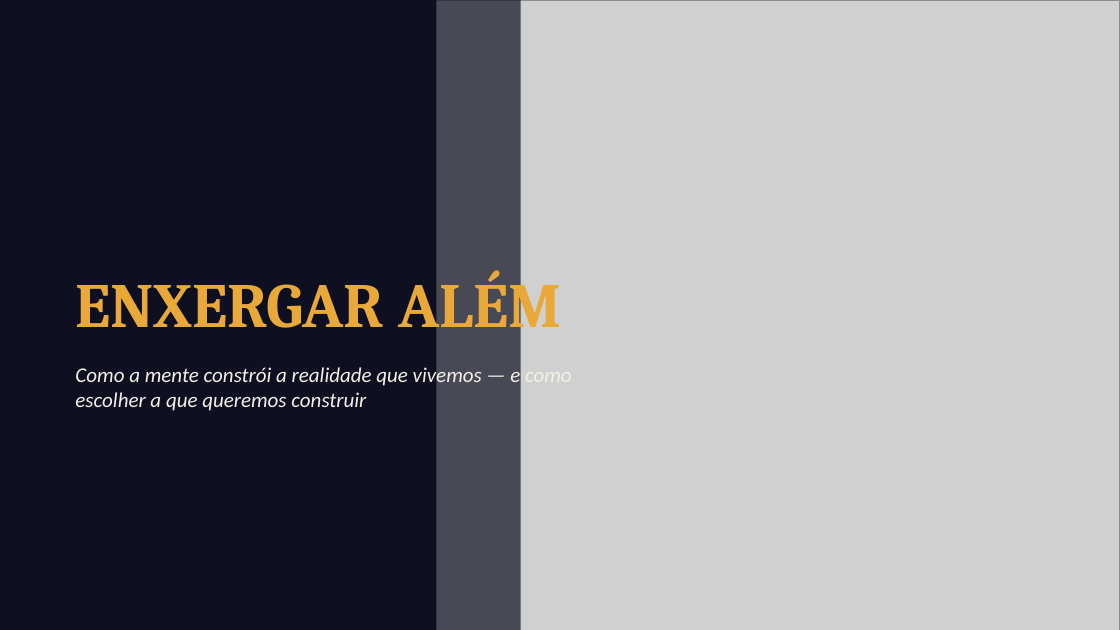
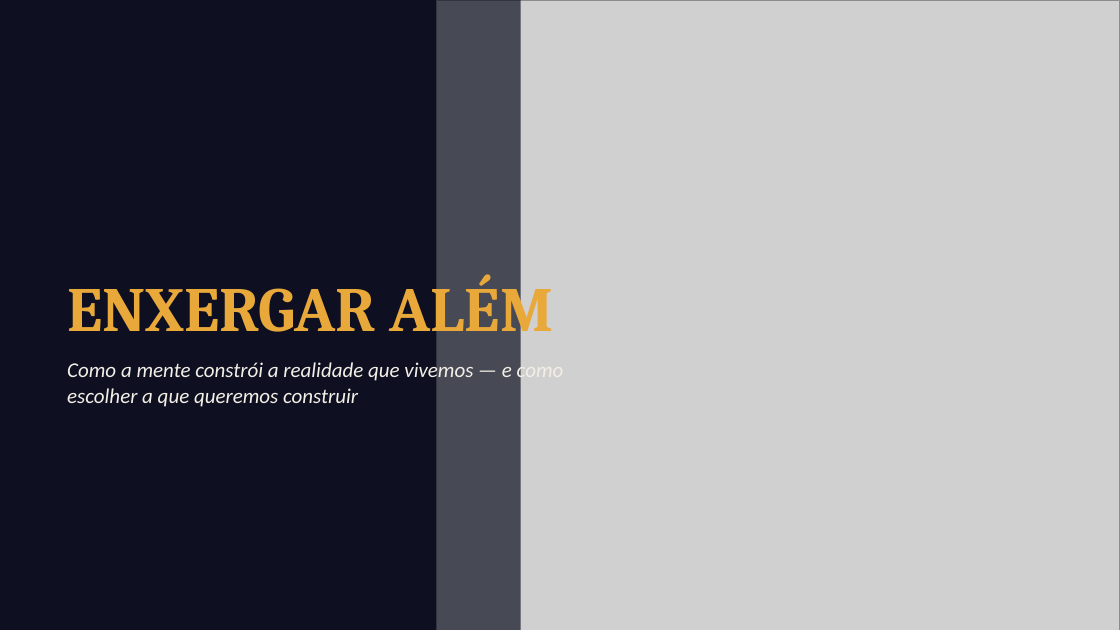
Before and after one commit to leilaonozaplivooBasil/Leil-onozaplivoo, a slide deck: slide 1 of apresentacoes/enxergar-alem/Enxergar_Alem_NOVO.pptx. Drawn at 1120x630 pixels with LibreOffice and Linux fonts; fonts in the diff are those of the drawing; grey boxes stand for pictures. Boxes give left, top, right and bottom in pixels: in the first picture for what was removed or moved away, otherwise in the second. Text is boxed around its words. In the diff, an @@ line names an element or a change of style, - is before the commit and + after.

```diff
--- a/apresentacoes/enxergar-alem/Enxergar_Alem_NOVO.pptx
+++ b/apresentacoes/enxergar-alem/Enxergar_Alem_NOVO.pptx
@@ text "ENXERGAR ALÉM": place and size @@
-text "ENXERGAR ALÉM" at (75, 269, 562, 341)
+text "ENXERGAR ALÉM" at (67, 274, 554, 346)
@@ text "Como a mente constrói a ..." at (67, 360, 564, 407): less space between paragraphs @@
```
Also in this commit, not shown: 2 other files.
